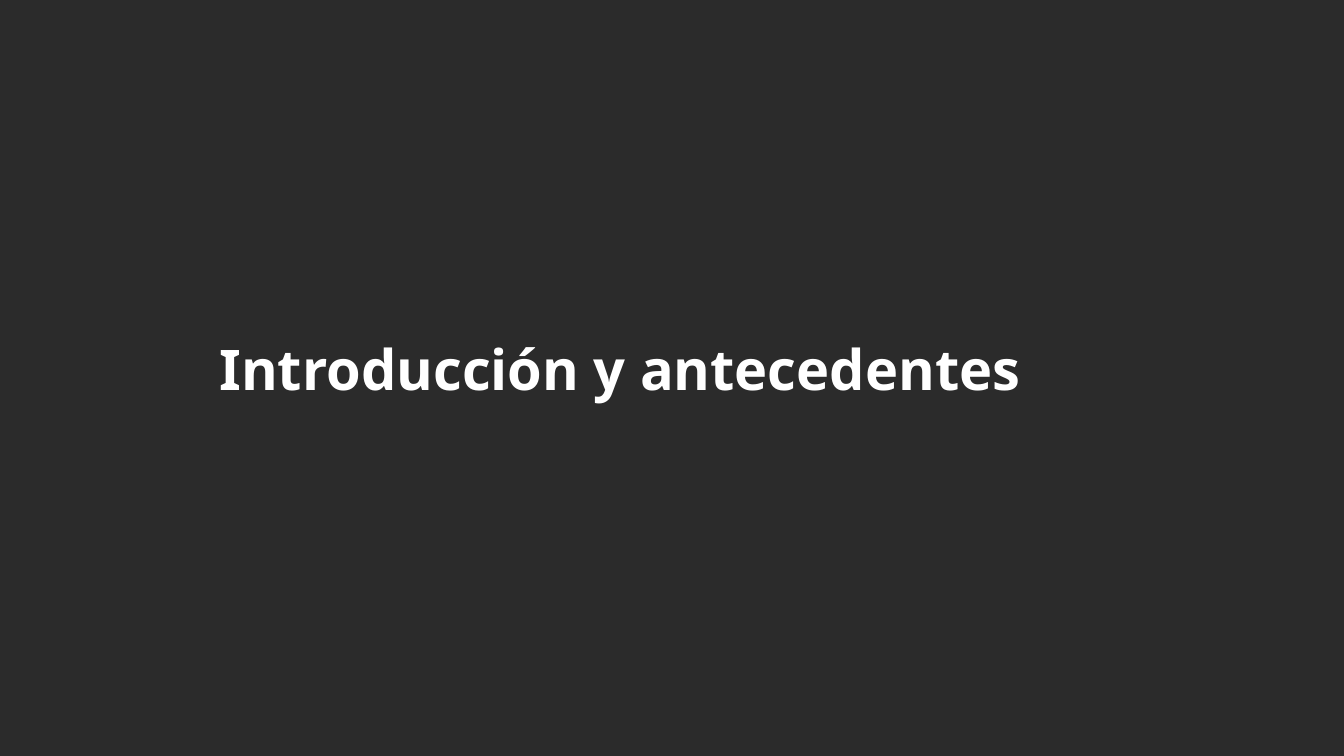
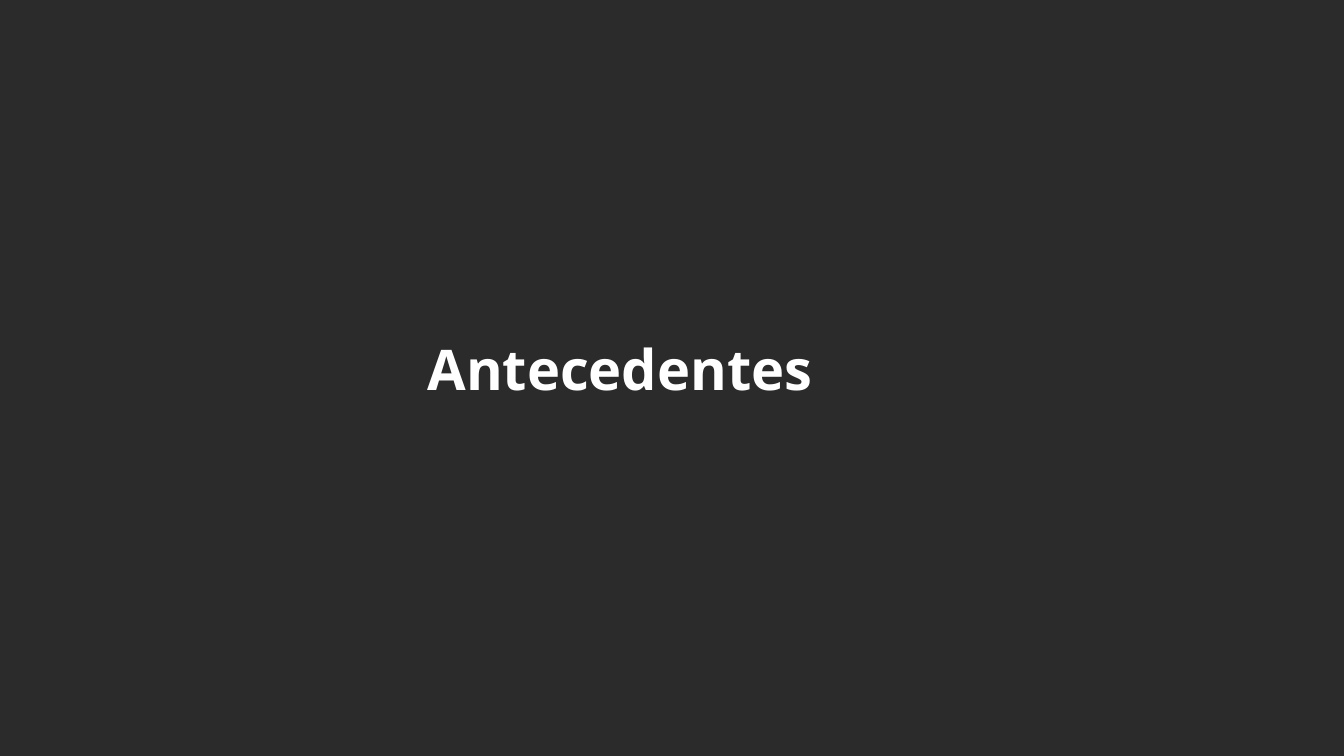
Before and after one commit to nayraclaud-glitch/Trabjo-De-eEstudio, a slide deck: slide 2 of Luna_de_Cristal_Presentacion_SENA.pptx. Drawn at 1344x756 pixels with LibreOffice and Linux fonts; fonts in the diff are those of the drawing; background and template pictures are left out; a plain dark background stands for a picture behind light text. Boxes give left, top, right and bottom in pixels: in the first picture for what was removed or moved away, otherwise in the second. Text is boxed around its words. In the diff, an @@ line names an element or a change of style, - is before the commit and + after.

```diff
--- a/Luna_de_Cristal_Presentacion_SENA.pptx
+++ b/Luna_de_Cristal_Presentacion_SENA.pptx
@@ text at <box>427,347,812,391</box>: text changed @@
-Introducción y antecedentes
+Antecedentes
```
Also in this commit, not shown: 2 other slides changed, 1 slide removed, 1 other file.
